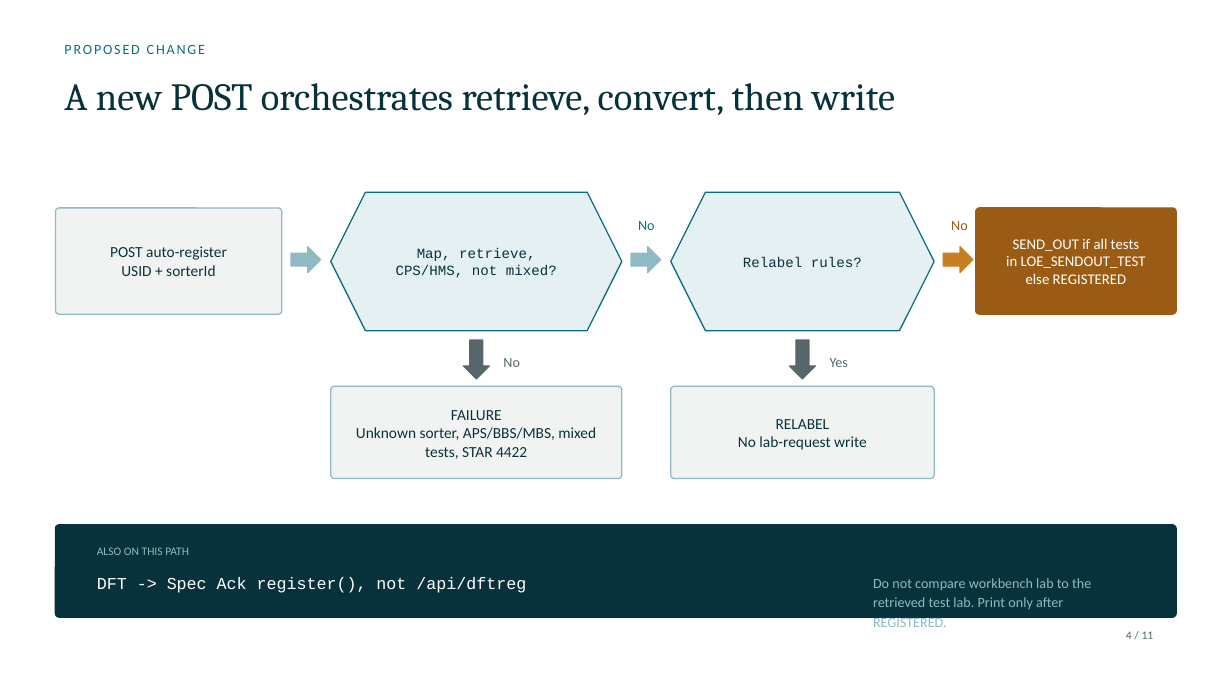
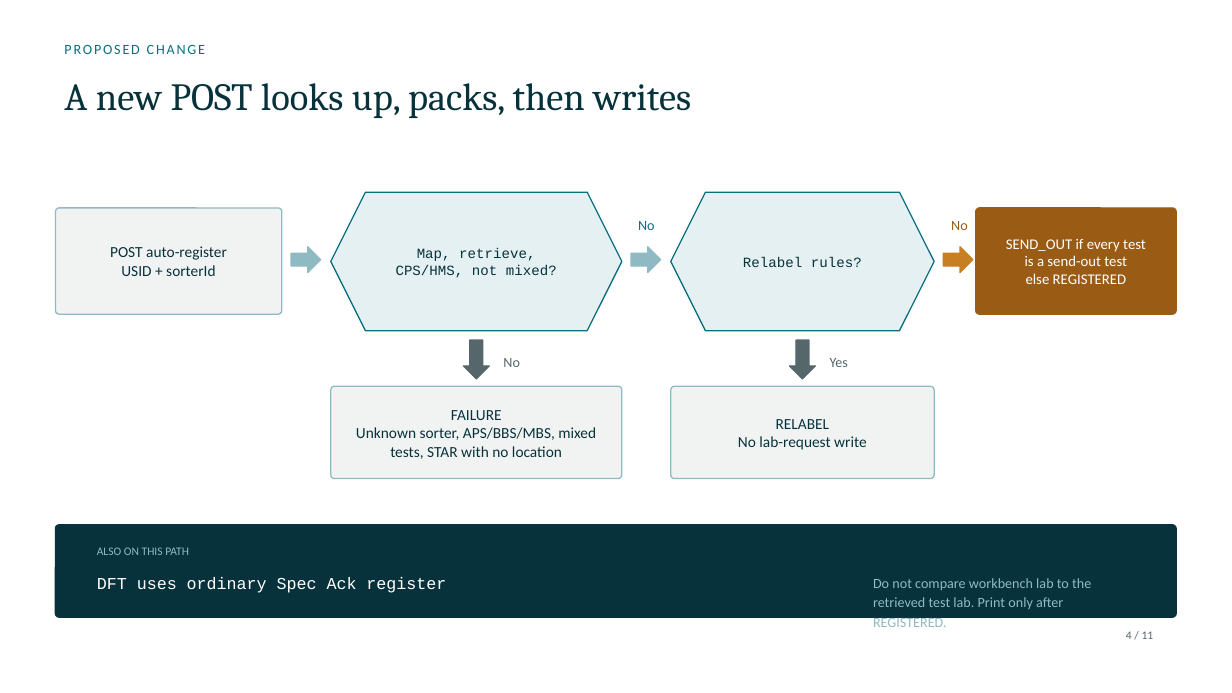
Before and after one commit to DragonChong/HA-Notes, a slide deck: slide 4 of SDLC/Projects/TMP-specimen-sorter-api — Specimen Sorter API/assets/Specimen Sorter API.pptx. Drawn at 1232x693 pixels with LibreOffice and Linux fonts; fonts in the diff are those of the drawing. Boxes give left, top, right and bottom in pixels: in the first picture for what was removed or moved away, otherwise in the second. Text is boxed around its words. In the diff, an @@ line names an element or a change of style, - is before the commit and + after.

```diff
--- a/SDLC/Projects/TMP-specimen-sorter-api — Specimen Sorter API/assets/Specimen Sorter API.pptx
+++ b/SDLC/Projects/TMP-specimen-sorter-api — Specimen Sorter API/assets/Specimen Sorter API.pptx
@@ text at [64,83,691,118]: text changed @@
-A new POST orchestrates retrieve, convert, then write
+A new POST looks up, packs, then writes
@@ text in rounded rectangle at [1006,239,1146,266]: text changed @@
-SEND_OUT if all tests
-in LOE_SENDOUT_TEST
+SEND_OUT if every test
+is a send-out test
@@ text in rounded rectangle at [356,427,596,459]: text changed @@
-Unknown sorter, APS/BBS/MBS, mixed tests, STAR 4422
+Unknown sorter, APS/BBS/MBS, mixed tests, STAR with no location
@@ text at [97,577,446,593]: text changed @@
-DFT -> Spec Ack register(), not /api/dftreg
+DFT uses ordinary Spec Ack register
```
Also in this commit, not shown: 7 other slides changed, 1 slide added, 1 slide removed, 3 other files.
